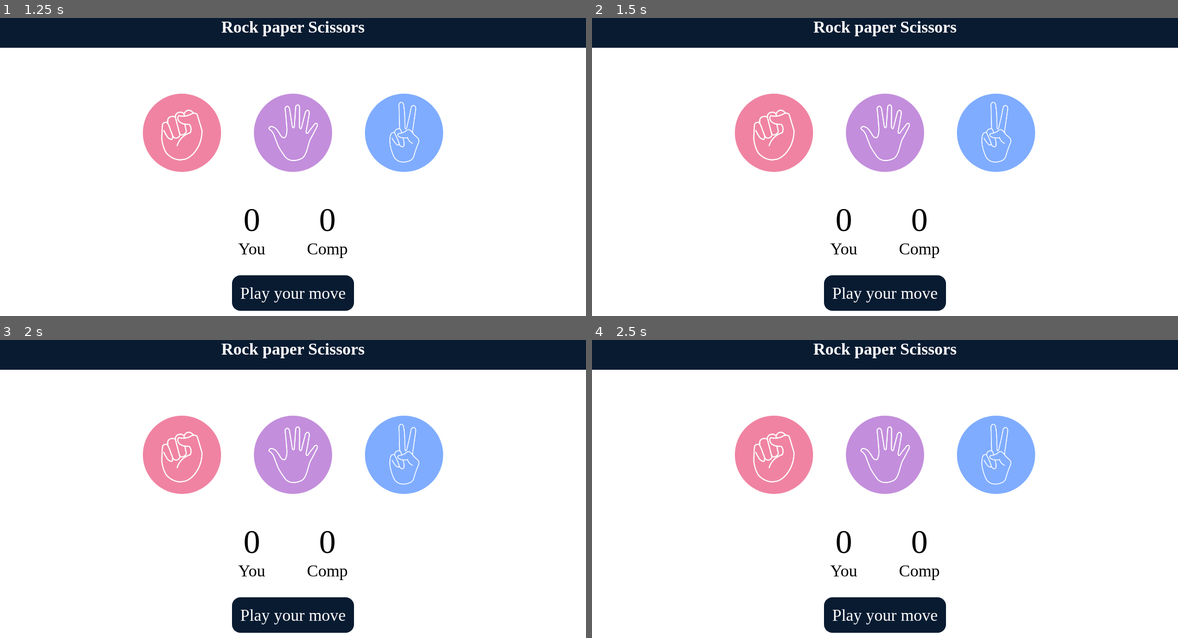
Above: before the commit, frames 1-4 (two rows, left to right).
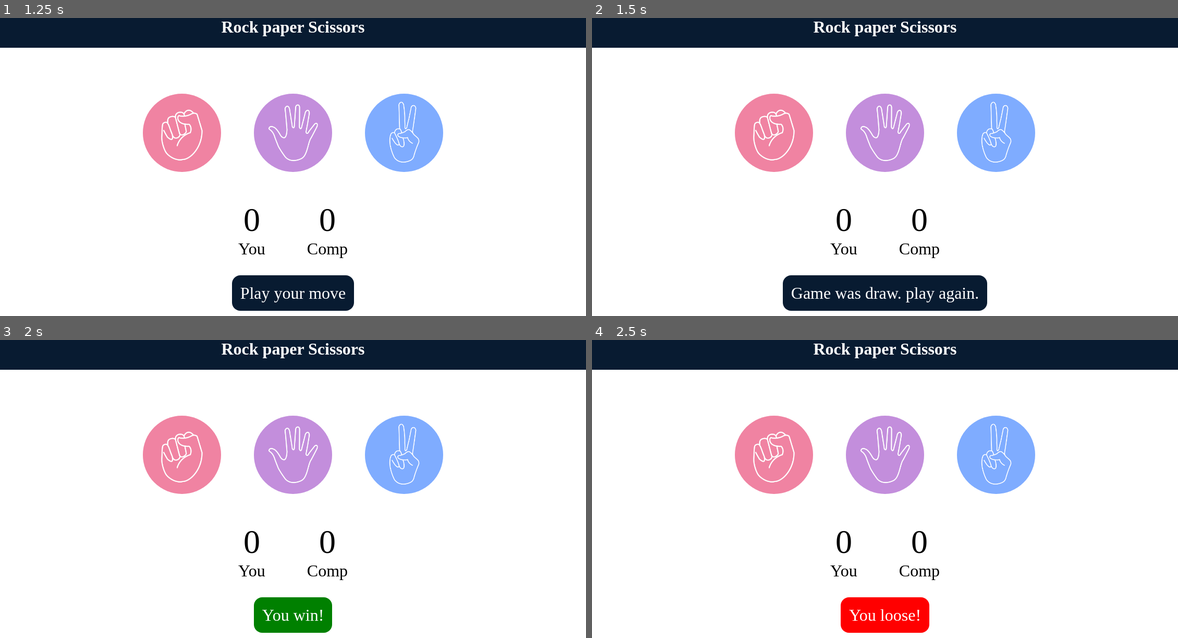
Above: after the commit, the same moments.

Repository: Mehnaz-Bashir/Rock-Paper-Scissor
Game: browser game, page index.html
The game is run twice, just before and just after one commit, with the same random seed, the same clock (stepped at 60 frames per second) and the same inputs.
Inputs (mouse positions are in pixels of both pictures, inside the frame that each line leads up to):
- Up to frame 1 (1.25 s): no input
- Up to frame 2 (1.5 s): click (996, 134) at 1.27 s
- Up to frame 3 (2 s): click (181, 456) at 1.87 s
- Up to frame 4 (2.5 s): click (885, 456) at 2.02 s; click (773, 456) at 2.47 s

Frame 1 is identical in both runs. In frame 2, 1.9% of the frame differs, in the area x 32-68%, y 86-99%; in frame 3, 2.4%; in frame 4, 2.4%, in the area x 39-61%, y 86-99%.
Error before the commit: ReferenceError: userChoice is not defined

Commit message:
Updated playGame functio and applied all the wiining and loosing conditions also updated the drawgame function

Diff:
--- a/app.js
+++ b/app.js
@@ -2,6 +2,7 @@
 let compScore = 0;
 
 const choices = document.querySelectorAll(".choice");
+const msg = document.querySelector("#msg");
 
 const genCompChoice = () => {
     const options = ["rock", "paper", "scissors"];
@@ -9,19 +10,53 @@
     return options[randIdx];
     //rock, paper, scissor
 
+};
+
+const drawGame = () =>{
+    console.log("Game was draw.");
+    msg.innerText = "Game was draw. play again.";
+    msg.style.backgroundColor = "#081b31";
 }
 
-const playgame = () =>{
-    console.log("user choice= ",userChoice)
+const showWinner = (userWin) =>{
+    if(userWin){
+        console.log("You win!");
+        msg.innerText = "You win!";
+        msg.style.backgroundColor = "green";
+    }else{
+        console.log("you Loose!");
+        msg.innerText = "You loose!";
+        msg.style.backgroundColor = "red";
+    }
+}
+
+const playgame = (userChoice) =>{
+    console.log("user choice= ",userChoice);
     // Generate computer choice
     const compChoice = genCompChoice();
-}
+    console.log("comp choice= ",compChoice);
+
+    if(userChoice === compChoice){
+        drawGame();
+    }else{
+        let userWin = true;
+        if(userChoice === "rock"){
+            userWin = compChoice === "paper" ? false : true;
+        }else if(userChoice === "paper"){
+            userWin = compChoice === "scissors" ? false : true;
+        }else if(userChoice === "scissors"){
+            userWin = compChoice === "rock" ? false : true;
+        }
+        showWinner(userWin);
+    }
+
+};
 
 choices.forEach((choice) => {
     //console.log(choice);
     choice.addEventListener("click", () =>{
         const userChoice = choice.getAttribute("id")
-        console.log("Choice was click!", userChoice);
+        //console.log("Choice was click!", userChoice);
         playgame(userChoice);
     });
 });
